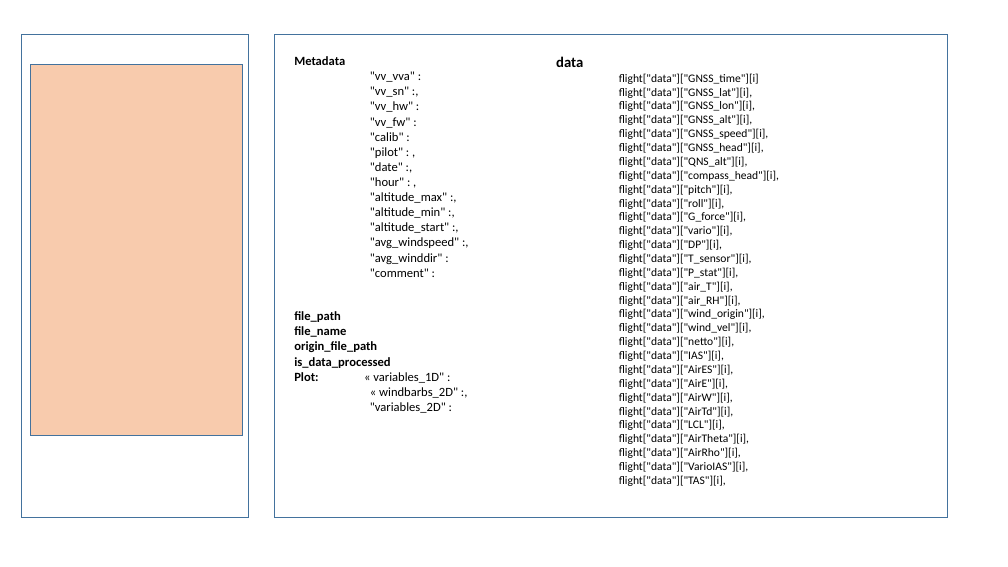
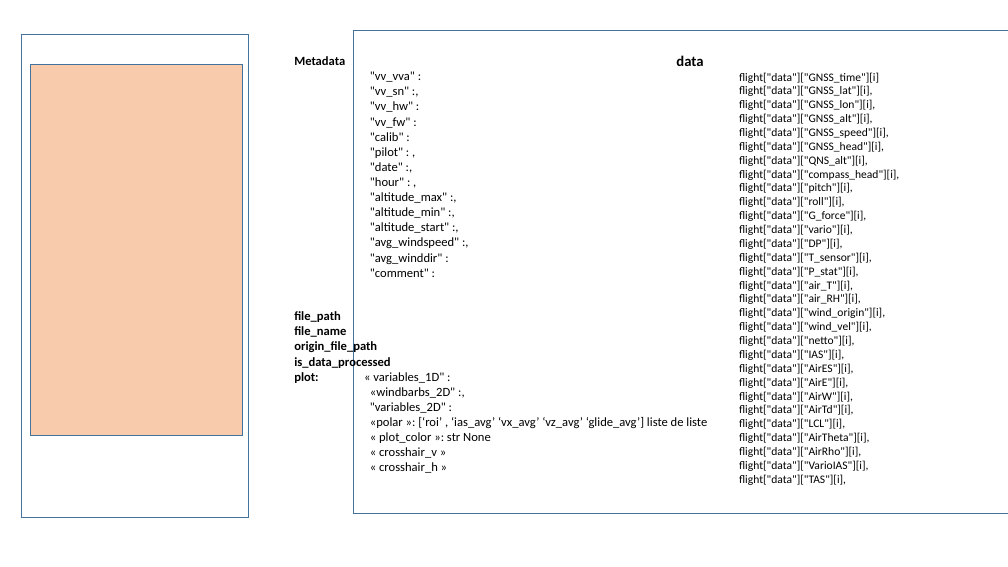
Before and after one commit to TheGoodWeather/Vector-Vario-Analyzer, a slide deck: slide 2 of ressources/code.pptx. Drawn at 1008x567 pixels with LibreOffice and Linux fonts; fonts in the diff are those of the drawing. Boxes give left, top, right and bottom in pixels: in the first picture for what was removed or moved away, otherwise in the second. Text is boxed around its words. In the diff, an @@ line names an element or a change of style, - is before the commit and + after.

```diff
--- a/ressources/code.pptx
+++ b/ressources/code.pptx
@@ rectangle resized from (x1=275, y1=34, x2=948, y2=517) to (x1=354, y1=30, x2=1008, y2=513) @@
@@ text "data" moved from (x1=556, y1=56, x2=779, y2=486) to (x1=676, y1=55, x2=899, y2=485) @@
@@ text at (x1=294, y1=372, x2=455, y2=398): text changed @@
-Plot: « variables_1D" :
-« windbarbs_2D" :,
+plot: « variables_1D" :
+«windbarbs_2D" :,
@@ text at (x1=370, y1=417, x2=707, y2=473): paragraphs added @@
+    «polar »: [‘roi’ , ‘ias_avg’ ‘vx_avg’ ‘vz_avg’ ‘glide_avg’] liste de liste
+    « plot_color »: str None
+    « crosshair_v »
+    « crosshair_h »
```
Also in this commit, not shown: 12 other files.
